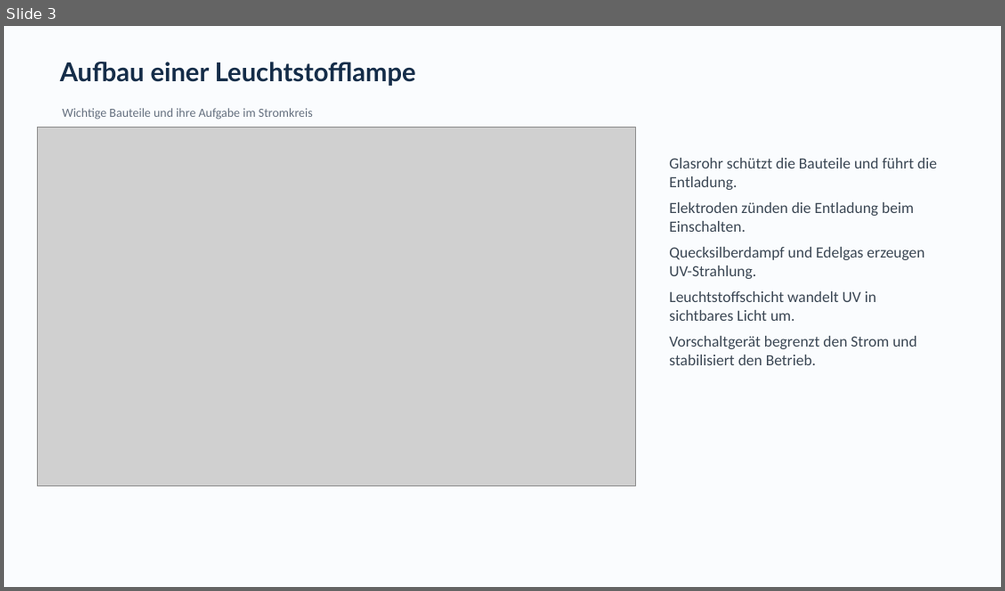
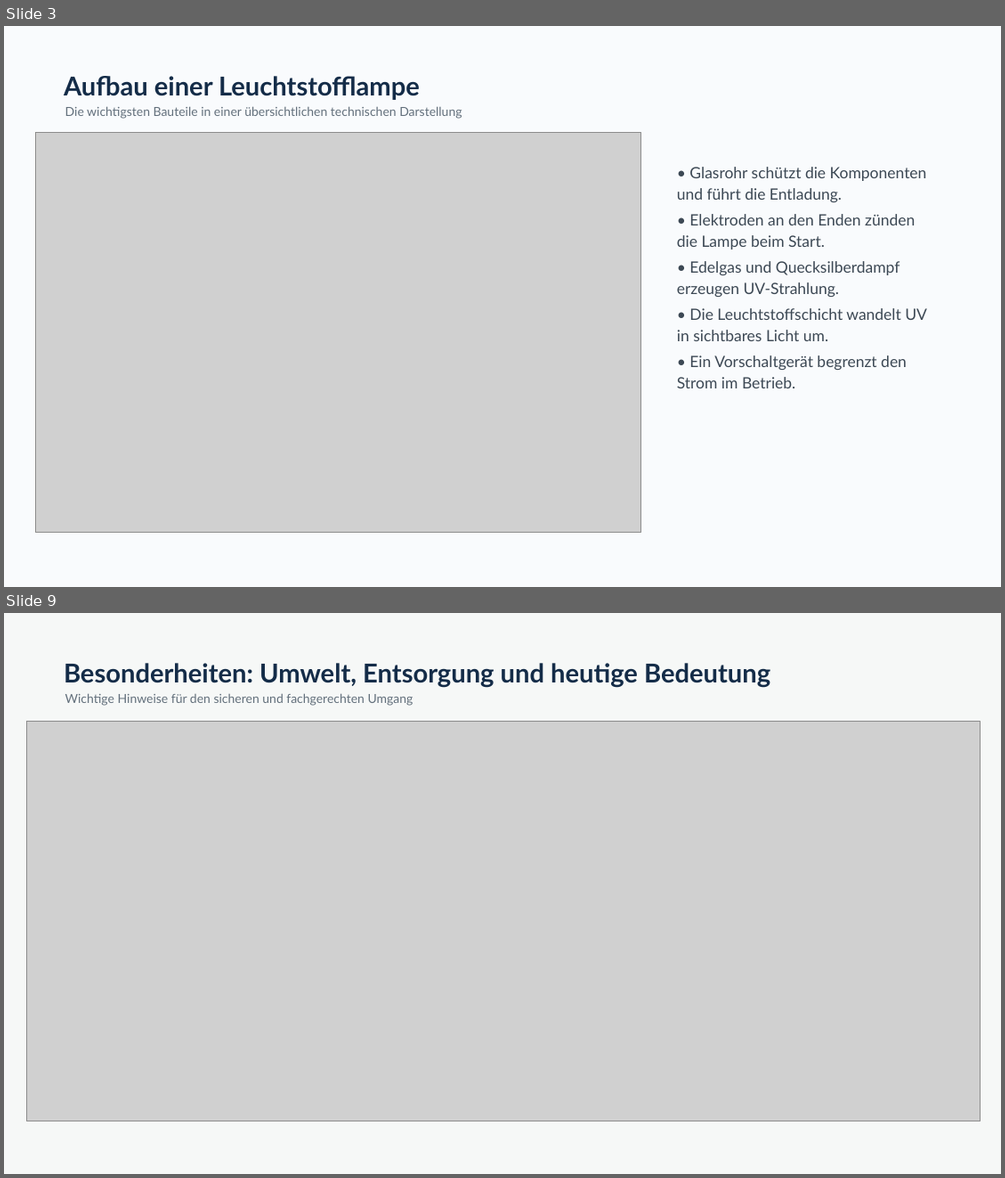
Before and after one commit to tom948899-jpg/Eulen-AGI-v1, a slide deck: Leuchtstofflampen_Praesentation.pptx. Shown one above the other, each under a label of ours: slide 3 before the commit, slides 3 and 9 after it; the slides between them are not shown. The pictures are 1005x591 and 1005x1178 pixels, drawn with LibreOffice and Linux fonts; fonts in the diff are those of the drawing; grey boxes stand for pictures. Boxes give left, top, right and bottom in pixels: in the first picture for what was removed or moved away, otherwise in the second. Text is boxed around its words. In the diff, an @@ line names an element or a change of style, - is before the commit and + after.

```diff
--- a/Leuchtstofflampen_Praesentation.pptx
+++ b/Leuchtstofflampen_Praesentation.pptx
@@ slide 9 added at [4, 613, 1001, 1174], background #F6F8F7 @@
@@ text added at [64, 663, 770, 687], 25 pt, text #142C48, bold @@
+Besonderheiten: Umwelt, Entsorgung und heutige Bedeutung
@@ text added at [65, 693, 413, 706], 12 pt, text #63707C @@
+Wichtige Hinweise für den sicheren und fachgerechten Umgang
@@ picture added at [26, 721, 979, 1121] @@
@@ slide 3 changed as well @@
@@ background #FAFCFE to #F9FBFD @@
@@ text "Aufbau einer Leuchtstofflampe": place and size @@
-text "Aufbau einer Leuchtstofflampe" at [60, 62, 416, 86]
+text "Aufbau einer Leuchtstofflampe" at [64, 76, 420, 100]
@@ text "Aufbau einer Leuchtstofflampe" at [64, 76, 420, 100]: line spacing 1 to 1.2 @@
@@ picture: place and size @@
-picture at [38, 127, 636, 486]
+picture at [35, 132, 641, 532]
@@ text at [65, 106, 461, 119]: text changed; font Calibri to Lato; text colour #646F7E to #63707C @@
-Wichtige Bauteile und ihre Aufgabe im Stromkreis
+Die wichtigsten Bauteile in einer übersichtlichen technischen Darstellung
@@ text at [677, 167, 927, 388]: text changed; font Calibri to Lato; text colour #3A4653 to #3C4854 @@
-Glasrohr schützt die Bauteile und führt die Entladung.
-Elektroden zünden die Entladung beim Einschalten.
-Quecksilberdampf und Edelgas erzeugen UV-Strahlung.
-Leuchtstoffschicht wandelt UV in sichtbares Licht um.
-Vorschaltgerät begrenzt den Strom und stabilisiert den Betrieb.
+• Glasrohr schützt die Komponenten und führt die Entladung.
+• Elektroden an den Enden zünden die Lampe beim Start.
+• Edelgas und Quecksilberdampf erzeugen UV-Strahlung.
+• Die Leuchtstoffschicht wandelt UV in sichtbares Licht um.
+• Ein Vorschaltgerät begrenzt den Strom im Betrieb.
```
Also in this commit, not shown: 1 other slide changed, 7 other slides added, 8 slides removed.
